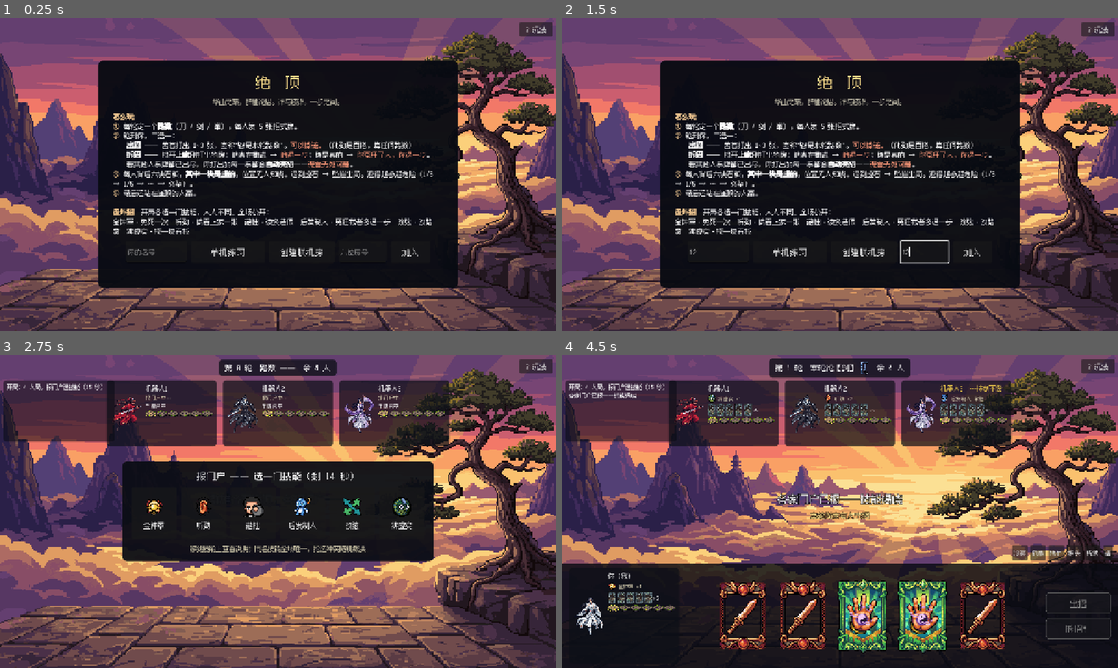
Above: before the commit, frames 1-4 (two rows, left to right).
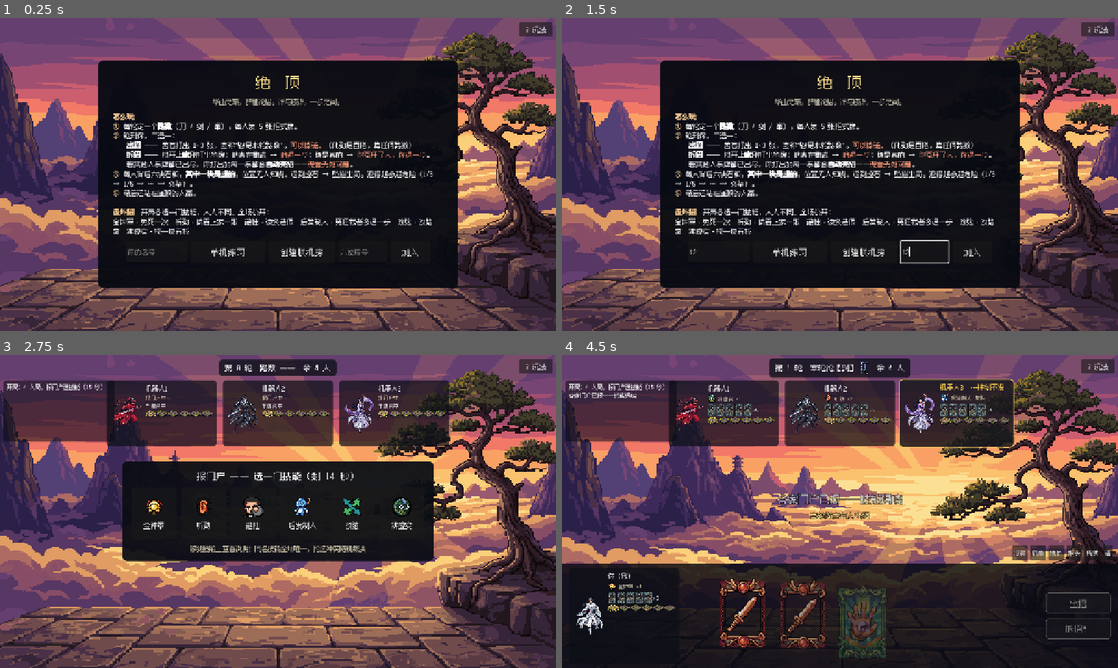
Above: after the commit, the same moments.

Repository: 99yyy/card-game
Game: Godot game, scene res://ui/table.tscn
Two runs of this game, one before a commit and one after it. Both use one fixed random seed, a clock stepped at 60 frames per second and the inputs below.
Inputs (mouse positions are in pixels of both pictures, inside the frame that each line leads up to):
- Up to frame 1 (0.25 s): no input
- Up to frame 2 (1.5 s): click (717, 252) at 0.52 s; type "12" at 0.6 s; click (923, 252) at 0.75 s; type "12" at 0.83 s; click "？玩法" at 1.25 s
- Up to frame 3 (2.75 s): click "单机练习" at 2 s
- Up to frame 4 (4.5 s): click (717, 514) at 2.77 s; click (767, 514) at 3.52 s; click (817, 514) at 4.27 s

The runs differ from the first frame. In frame 1, 0.1% of the frame differs, in the area x 0-99%, y 6-99%; in frame 2, 3.7%; in frame 3, 13%; in frame 4, 22%, in the area x 0-100%, y 4-98%.

Commit message:
全面动画打磨（丝滑度）
- 手牌：发牌错峰飞入、悬停浮起、选中平滑移动
- 舞台：牌背弹入、亮招逐张翻牌
- 弹层：报门户/改弦/结算弹出动画（上升沿检测）
- 面板：当前行动者金边+呼吸放大、坠崖摇晃、表情气泡弹出
- 旁白淡入；背景云海 Ken Burns 慢漂移

Co-Authored-By: Claude Fable 5 <noreply@anthropic.com>

Diff:
--- /dev/null
+++ b/tools/juice_probe.gd
@@ -0,0 +1,25 @@
+extends SceneTree
+# 动画打磨冒烟：单机开局，跑 25 秒确认无报错、截两张图
+var scene
+var t := 0.0
+var shots := {4.0: "/tmp/juice1.png", 12.0: "/tmp/juice2.png"}
+var done := {}
+func _initialize() -> void:
+	scene = load("res://ui/table.tscn").instantiate()
+	root.add_child(scene)
+	_run()
+func _run() -> void:
+	await process_frame
+	scene._on_intro_start()
+	await process_frame
+	# 替真人选技能加速进对局
+	scene._apply(Action.pick_skill(0, Rules.Skill.TINGJIN))
+	while t < 25.0:
+		await process_frame
+		t += root.get_process_delta_time()
+		for k in shots:
+			if t >= k and not done.has(k):
+				done[k] = true
+				root.get_viewport().get_texture().get_image().save_png(shots[k])
+	print("probe done, phase=", scene.gs.phase)
+	quit(0)
--- a/ui/hand_panel.gd
+++ b/ui/hand_panel.gd
@@ -12,6 +12,8 @@
 var _hand: Array = []
 var _selected: Dictionary = {}
 var _boxes: Array = []
+var _hovered := -1
+var _prev_count := 0        # 只有牌变多（新发牌）才播飞入动画，出牌后不重播
 
 func _ready() -> void:
 	add_theme_constant_override("separation", 10)
@@ -19,12 +21,15 @@
 	custom_minimum_size = Vector2(0, CARD_SIZE.y + 20)
 
 func set_hand(cards: Array) -> void:
+	var deal_anim := cards.size() > _prev_count
+	_prev_count = cards.size()
 	_hand = cards.duplicate()
 	_selected = {}
-	_rebuild()
+	_hovered = -1
+	_rebuild(deal_anim)
 	selection_changed.emit([])
 
-func _rebuild() -> void:
+func _rebuild(deal_anim := false) -> void:
 	for c in get_children():
 		c.free()
 	_boxes = []
@@ -35,9 +40,39 @@
 		btn.flat = true
 		btn.focus_mode = Control.FOCUS_NONE
 		btn.pressed.connect(_on_toggle.bind(i))
-		btn.add_child(_card_visual(_hand[i]))
+		btn.mouse_entered.connect(_on_hover.bind(i, true))
+		btn.mouse_exited.connect(_on_hover.bind(i, false))
+		var face := _card_visual(_hand[i])
+		btn.add_child(face)
 		add_child(btn)
 		_boxes.append(btn)
+		if deal_anim:
+			# 发牌飞入：从下方错峰浮起
+			face.position.y = 52
+			face.modulate.a = 0.0
+			var tw := face.create_tween().set_parallel(true)
+			tw.tween_property(face, "position:y", 0.0, 0.26) \
+				.set_delay(0.05 * i).set_ease(Tween.EASE_OUT).set_trans(Tween.TRANS_BACK)
+			tw.tween_property(face, "modulate:a", 1.0, 0.18).set_delay(0.05 * i)
+
+
+func _on_hover(idx: int, entered: bool) -> void:
+	_hovered = idx if entered else (-1 if _hovered == idx else _hovered)
+	_animate_card(idx)
+
+
+func _animate_card(idx: int) -> void:
+	if idx < 0 or idx >= _boxes.size():
+		return
+	var b: Button = _boxes[idx]
+	var face: Control = b.get_child(0)
+	var target := 0.0
+	if _selected.has(idx):
+		target = -18.0
+	elif _hovered == idx:
+		target = -10.0
+	var tw := face.create_tween()
+	tw.tween_property(face, "position:y", target, 0.12).set_ease(Tween.EASE_OUT)
 
 func _card_visual(suit: int) -> Control:
 	var tex: Texture2D = Art.card_tex(suit)
@@ -90,13 +125,8 @@
 func _update_selection_visual() -> void:
 	for i in _boxes.size():
 		var b: Button = _boxes[i]
-		var child: Control = b.get_child(0)
-		if _selected.has(i):
-			child.position.y = -18
-			b.modulate = Color(1.15, 1.12, 1.0)
-		else:
-			child.position.y = 0
-			b.modulate = Color(1, 1, 1)
+		b.modulate = Color(1.15, 1.12, 1.0) if _selected.has(i) else Color(1, 1, 1)
+		_animate_card(i)
 
 func selected_indices() -> Array:
 	var out: Array = _selected.keys()
--- a/ui/player_panel.gd
+++ b/ui/player_panel.gd
@@ -16,17 +16,25 @@
 var _own_timer_label: Label
 var _emote_label: Label
 var _emote_left := 0.0
+var _was_current := false
+var _sb_normal: StyleBoxFlat
+var _sb_current: StyleBoxFlat
 
 func _ready() -> void:
 	custom_minimum_size = Vector2(236, 0)
-	var sb := StyleBoxFlat.new()
-	sb.bg_color = Color(0.05, 0.06, 0.09, 0.72)
-	sb.set_corner_radius_all(8)
-	sb.content_margin_left = 10
-	sb.content_margin_right = 10
-	sb.content_margin_top = 8
-	sb.content_margin_bottom = 8
-	add_theme_stylebox_override("panel", sb)
+	_sb_normal = StyleBoxFlat.new()
+	_sb_normal.bg_color = Color(0.05, 0.06, 0.09, 0.72)
+	_sb_normal.set_corner_radius_all(8)
+	_sb_normal.content_margin_left = 10
+	_sb_normal.content_margin_right = 10
+	_sb_normal.content_margin_top = 8
+	_sb_normal.content_margin_bottom = 8
+	# 当前行动者：金边 + 底色微亮（切换时带缩放呼吸）
+	_sb_current = _sb_normal.duplicate()
+	_sb_current.bg_color = Color(0.09, 0.09, 0.11, 0.85)
+	_sb_current.border_color = Color(0.95, 0.78, 0.4, 0.9)
+	_sb_current.set_border_width_all(2)
+	add_theme_stylebox_override("panel", _sb_normal)
 
 	var h := HBoxContainer.new()
 	h.add_theme_constant_override("separation", 8)
@@ -99,6 +107,20 @@
 	_emote_label.text = "「" + text + "」"
 	_emote_label.visible = true
 	_emote_left = 2.0
+	_emote_label.scale = Vector2(0.4, 0.4)
+	var tw := _emote_label.create_tween()
+	tw.tween_property(_emote_label, "scale", Vector2.ONE, 0.22) \
+		.set_ease(Tween.EASE_OUT).set_trans(Tween.TRANS_BACK)
+
+
+# 坠崖时的摇晃演出（table 在 FALL 事件时调用）
+func shake() -> void:
+	pivot_offset = size / 2.0
+	var tw := create_tween()
+	tw.tween_property(self, "rotation", 0.05, 0.07)
+	tw.tween_property(self, "rotation", -0.04, 0.09)
+	tw.tween_property(self, "rotation", 0.02, 0.08)
+	tw.tween_property(self, "rotation", 0.0, 0.10)
 
 func set_data(d: Dictionary, is_me: bool, is_current: bool) -> void:
 	var tex: Texture2D = Art.char_tex(d.id)
@@ -161,3 +183,13 @@
 		_own_timer_label.text = "剩 %d 秒" % own
 
 	modulate = Color(0.4, 0.4, 0.4) if not d.alive else Color(1, 1, 1)
+
+	# 轮到谁：金边亮起 + 轻微放大呼吸（只在切换瞬间起 tween，set_data 每帧都会被调）
+	if is_current != _was_current:
+		_was_current = is_current
+		add_theme_stylebox_override("panel", _sb_current if is_current else _sb_normal)
+		pivot_offset = size / 2.0
+		var tw := create_tween()
+		tw.tween_property(self, "scale",
+			Vector2(1.045, 1.045) if is_current else Vector2.ONE, 0.16) \
+			.set_ease(Tween.EASE_OUT)
--- a/ui/table.gd
+++ b/ui/table.gd
@@ -145,6 +145,13 @@
 		bg.stretch_mode = TextureRect.STRETCH_KEEP_ASPECT_COVERED
 		bg.mouse_filter = Control.MOUSE_FILTER_IGNORE
 		add_child(bg)
+		# 云海慢漂移：极缓的缩放往复，让静态背景"活"起来
+		bg.resized.connect(func(): bg.pivot_offset = bg.size / 2.0)
+		var drift := bg.create_tween().set_loops()
+		drift.tween_property(bg, "scale", Vector2(1.05, 1.05), 16.0) \
+			.set_ease(Tween.EASE_IN_OUT).set_trans(Tween.TRANS_SINE)
+		drift.tween_property(bg, "scale", Vector2.ONE, 16.0) \
+			.set_ease(Tween.EASE_IN_OUT).set_trans(Tween.TRANS_SINE)
 
 	# ---- 顶栏（居中悬浮小条）----
 	var top_center := CenterContainer.new()
@@ -538,6 +545,25 @@
 	return b
 
 
+# 弹层弹出动画：只在 false→true 的上升沿播放（visible 由 _refresh 每帧写）
+func _set_modal(n: Control, want: bool) -> void:
+	if n.visible == want:
+		return
+	if want:
+		n.visible = true
+		n.pivot_offset = n.size / 2.0
+		n.scale = Vector2(0.94, 0.94)
+		n.modulate.a = 0.0
+		var tw := n.create_tween().set_parallel(true)
+		tw.tween_property(n, "scale", Vector2.ONE, 0.18) \
+			.set_ease(Tween.EASE_OUT).set_trans(Tween.TRANS_BACK)
+		tw.tween_property(n, "modulate:a", 1.0, 0.14)
+	else:
+		n.visible = false
+		n.scale = Vector2.ONE
+		n.modulate.a = 1.0
+
+
 func _flat_style(col: Color, radius: int, margin_h: int, margin_v: int) -> StyleBoxFlat:
 	var sb := StyleBoxFlat.new()
 	sb.bg_color = col
@@ -789,6 +815,9 @@
 	var txt := _event_text(e)
 	_log_event_text(txt)
 	_narration.text = txt
+	_narration.modulate.a = 0.25
+	var twn := _narration.create_tween()
+	twn.tween_property(_narration, "modulate:a", 1.0, 0.22)
 
 	match e.type:
 		"ROUND_START":
@@ -804,6 +833,9 @@
 		"FALL":
 			_flash(Color(0.75, 0.0, 0.0), 0.45)
 			_punch(int(e.pid))
+			var fp: Control = _my_panel if int(e.pid) == my_id else _opp_panels.get(int(e.pid))
+			if fp != null and fp.has_method("shake"):
+				fp.shake()
 		"GOLDEN_BELL":
 			_flash(Color(1.0, 0.82, 0.3), 0.35)
 			_punch(int(e.pid))
@@ -954,17 +986,28 @@
 		for c in _stage_cards.get_children():
 			c.free()
 		if not _reveal_cards.is_empty():
-			# 逐张翻出：错峰淡入，学原版亮牌瞬间的节奏
+			# 逐张"翻牌"：横向 0→1 展开，错峰
 			for i in _reveal_cards.size():
 				var card := _mk_stage_card(Art.card_tex(_reveal_cards[i]), _reveal_cards[i])
-				card.modulate.a = 0.0
+				card.pivot_offset = Vector2(48, 72)
+				card.scale = Vector2(0.0, 1.0)
 				_stage_cards.add_child(card)
-				var tw := create_tween()
-				tw.tween_interval(0.15 * i)
-				tw.tween_property(card, "modulate:a", 1.0, 0.18)
+				var tw := card.create_tween()
+				tw.tween_interval(0.13 * i)
+				tw.tween_property(card, "scale", Vector2.ONE, 0.16) \
+					.set_ease(Tween.EASE_OUT)
 		elif _view.last_played_count > 0 and _view.last_player_who_played >= 0:
+			# 牌背弹入：缩放 + 淡入错峰
 			for i in _view.last_played_count:
-				_stage_cards.add_child(_mk_stage_card(Art.card_back_tex(), -1))
+				var back := _mk_stage_card(Art.card_back_tex(), -1)
+				back.pivot_offset = Vector2(48, 72)
+				back.scale = Vector2(0.55, 0.55)
+				back.modulate.a = 0.0
+				_stage_cards.add_child(back)
+				var tw := back.create_tween().set_parallel(true)
+				tw.tween_property(back, "scale", Vector2.ONE, 0.2) \
+					.set_delay(0.06 * i).set_ease(Tween.EASE_OUT).set_trans(Tween.TRANS_BACK)
+				tw.tween_property(back, "modulate:a", 1.0, 0.15).set_delay(0.06 * i)
 
 	# 手牌（仅内容变化时重建，保留选中态）
 	var hand: Array = _view.you.hand
@@ -994,14 +1037,14 @@
 	# 弹层
 	var picking: bool = gs.phase == Rules.Phase.SKILL_PICK \
 		and _view.you.pending_skill_pick == Rules.Skill.NONE and _view.you.alive
-	_skill_modal.visible = picking
+	_set_modal(_skill_modal, picking)
 	if picking:
 		_skill_pick_label.text = "报门户 —— 选一门技能（剩 %d 秒）" % int(maxf(_skill_pick_left, 0.0))
-	_swap_modal.visible = gs.phase == Rules.Phase.SWAP_WINDOW \
-		and _view.you.alive and _view.you.skill == Rules.Skill.GAIXIAN and _view.you.skill_uses_left > 0
+	_set_modal(_swap_modal, gs.phase == Rules.Phase.SWAP_WINDOW \
+		and _view.you.alive and _view.you.skill == Rules.Skill.GAIXIAN and _view.you.skill_uses_left > 0)
 
 	if gs.phase == Rules.Phase.GAME_OVER:
-		_over_modal.visible = true
+		_set_modal(_over_modal, true)
 		_game_over_label.text = "🏆 %s 独立绝顶！" % _names.get(int(gs.winner), "?")
 		if online:
 			var is_host: bool = net != null and not net.lobby.is_empty() \
Not shown, added: tools/juice_probe.gd.uid
